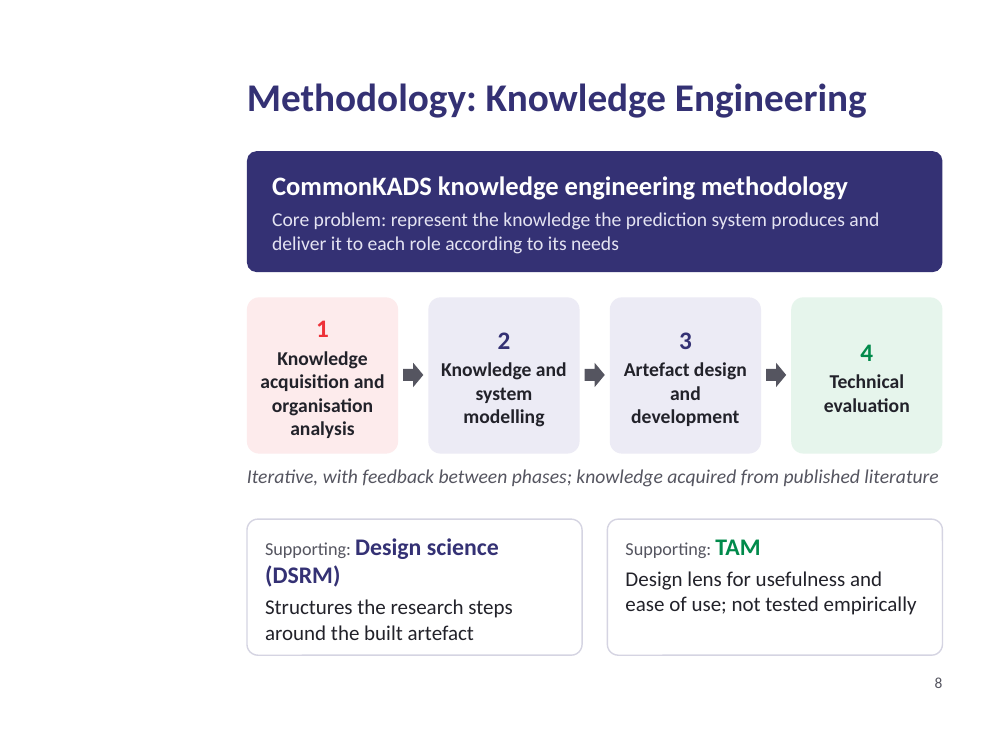
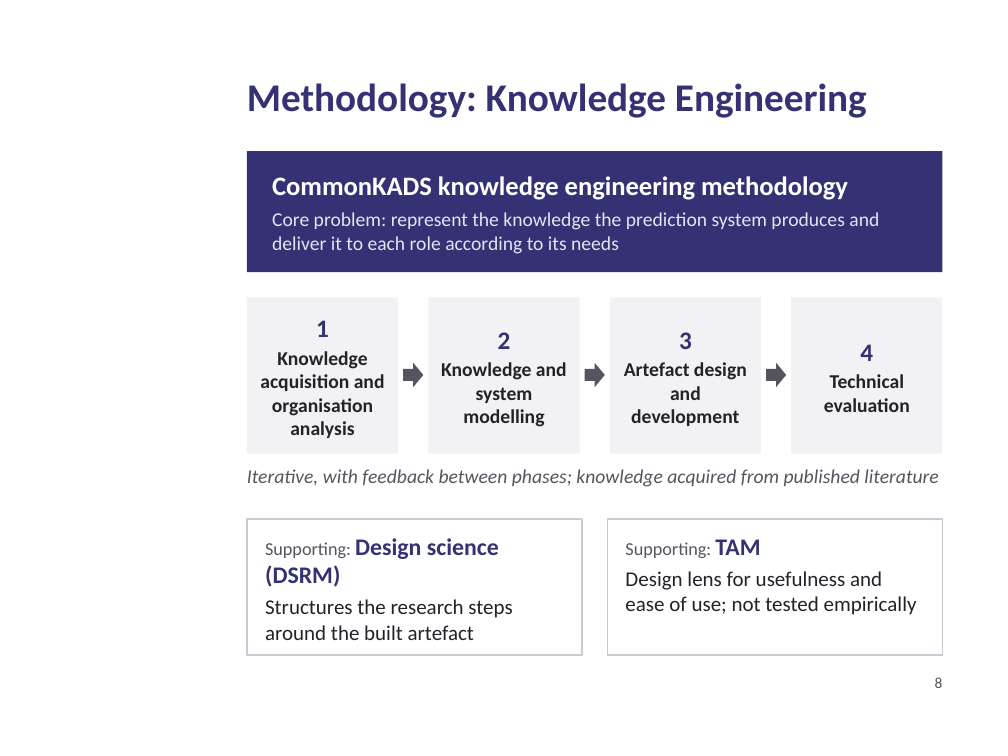
Before and after one commit to daniel-larry/python-run-result, a slide deck: slide 8 of Internal_Defense_Presentation.pptx. Drawn at 1008x756 pixels with LibreOffice and Linux fonts; fonts in the diff are those of the drawing; background and template pictures are left out. Boxes give left, top, right and bottom in pixels: in the first picture for what was removed or moved away, otherwise in the second. Text is boxed around its words. In the diff, an @@ line names an element or a change of style, - is before the commit and + after.

Commit message:
Defense deck: formal navy-only styling

```diff
--- a/Internal_Defense_Presentation.pptx
+++ b/Internal_Defense_Presentation.pptx
@@ rectangle at box(247, 151, 942, 272): rounded rectangle to rectangle @@
@@ rectangle at box(247, 297, 398, 454): rounded rectangle to rectangle; fill #FDEBEC to #F2F2F5 @@
@@ rectangle at box(791, 297, 942, 454): rounded rectangle to rectangle; fill #E6F5EC to #F2F2F5 @@
@@ text at box(316, 320, 329, 337): text colour #EE3138 to #343174 in "1" @@
@@ text at box(860, 344, 873, 361): text colour #018A4B to #343174 in "4" @@
@@ rectangle at box(247, 519, 582, 655): rounded rectangle to rectangle; outline #D5D4E2 1 pt to #C9CAD3 1 pt @@
@@ rectangle at box(608, 519, 942, 655): rounded rectangle to rectangle; outline #D5D4E2 1 pt to #C9CAD3 1 pt @@
@@ text at box(625, 539, 760, 558): text colour #018A4B to #343174 in "TAM" @@
```
Also in this commit, not shown: 18 other slides changed.
